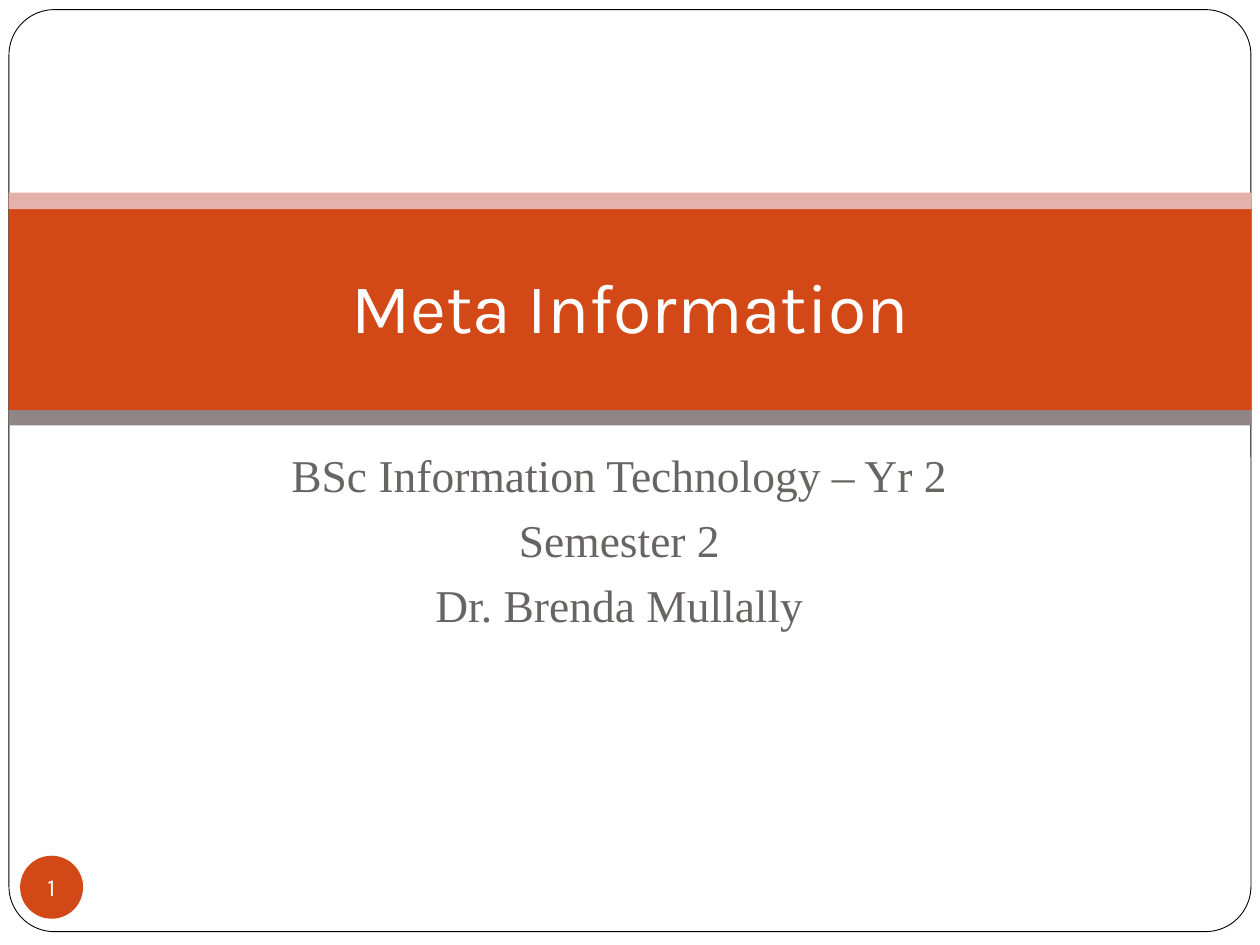
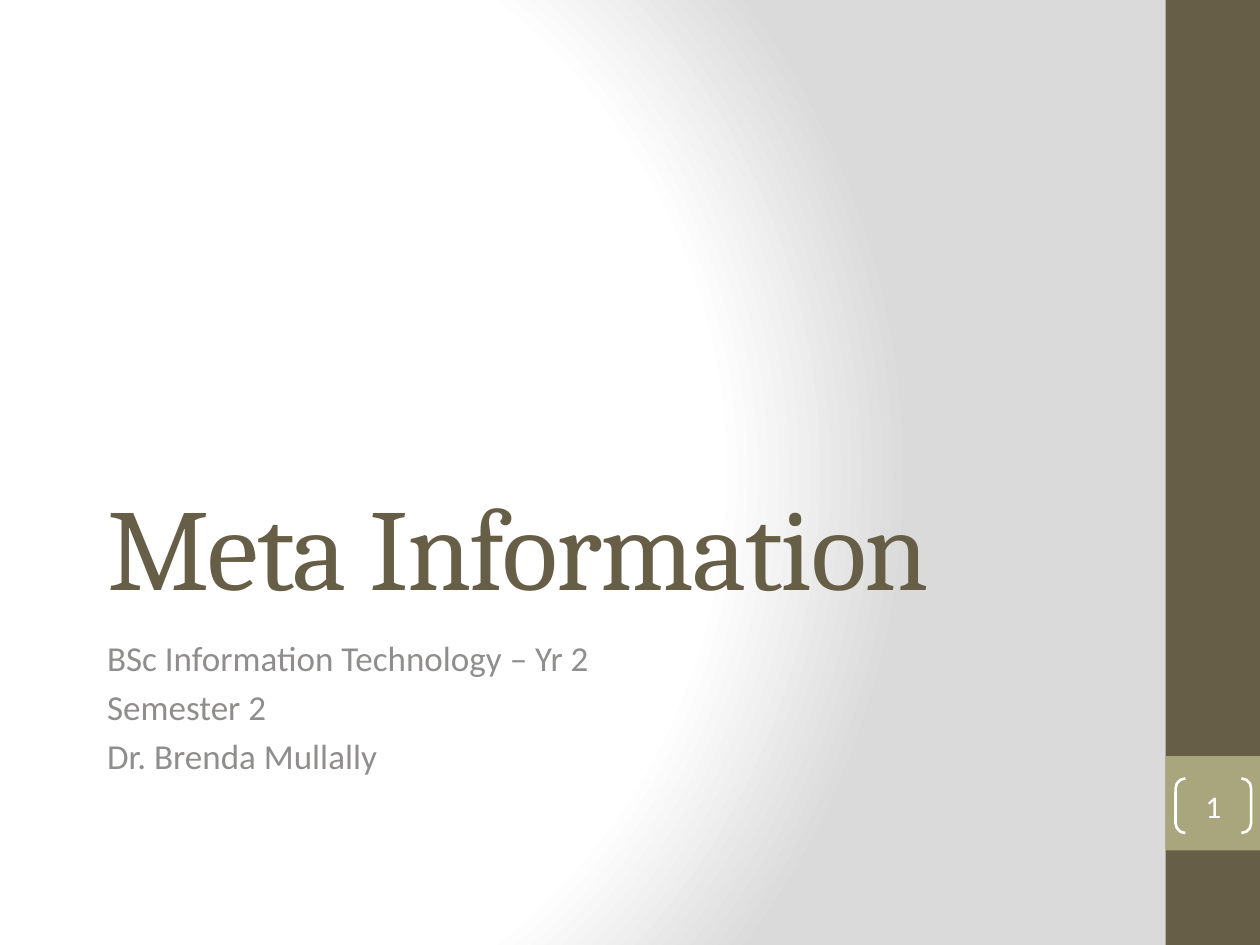
Before and after one commit to MetaInformation/MetaInformation.github.io, a slide deck: slide 1 of topic01/talk-1/1_introduction.pptx. Drawn at 1260x945 pixels with LibreOffice and Linux fonts; fonts in the diff are those of the drawing; background and template pictures are left out. Boxes give left, top, right and bottom in pixels: in the first picture for what was removed or moved away, otherwise in the second. Text is boxed around its words. In the diff, an @@ line names an element or a change of style, - is before the commit and + after.

```diff
--- a/topic01/talk-1/1_introduction.pptx
+++ b/topic01/talk-1/1_introduction.pptx
@@ background picture (left out) to gradient #FFFFFF to #DADADA @@
@@ rounded rectangle removed at (x1=9, y1=10, x2=1251, y2=932) @@
@@ rectangle added at (x1=1166, y1=0, x2=1260, y2=945), fill #675E47 @@
@@ rectangle removed at (x1=9, y1=200, x2=1251, y2=411) @@
@@ rectangle removed at (x1=9, y1=193, x2=1251, y2=209) @@
@@ title "Meta Information" moved from (x1=351, y1=284, x2=909, y2=334) to (x1=107, y1=508, x2=929, y2=591) @@
@@ title "Meta Information" at (x1=107, y1=508, x2=929, y2=591): size 40 to 66 pt, font Karla to Cambria, text colour #FFFFFF to #675E47, letter spacing 0 to -1 pt; alignment centre to left; vertical alignment middle to bottom @@
@@ rectangle removed at (x1=9, y1=411, x2=1251, y2=426) @@
@@ subtitle "BSc Information Technology – Yr ..." moved from (x1=291, y1=460, x2=947, y2=631) to (x1=107, y1=647, x2=589, y2=775) @@
@@ subtitle "BSc Information Technology – Yr ..." at (x1=107, y1=647, x2=589, y2=775): size 26 to 20 pt, font Times New Roman to Calibri, text colour #696464 to #8F8F8D; alignment centre to left; less space between paragraphs @@
@@ rectangle added at (x1=1166, y1=756, x2=1260, y2=850), fill #A9A57C @@
@@ page number resized from (x1=20, y1=856, x2=83, y2=919) to (x1=1176, y1=779, x2=1251, y2=833) @@
@@ page number at (x1=1176, y1=779, x2=1251, y2=833): size 14 to 18 pt, font Karla to Calibri; fill #D34817 to none; outline none to #FFFFFF 1.5 pt @@
```
Also in this commit, not shown: 36 other slides changed, 2 slides added, 3 slides removed, 1 other file.
